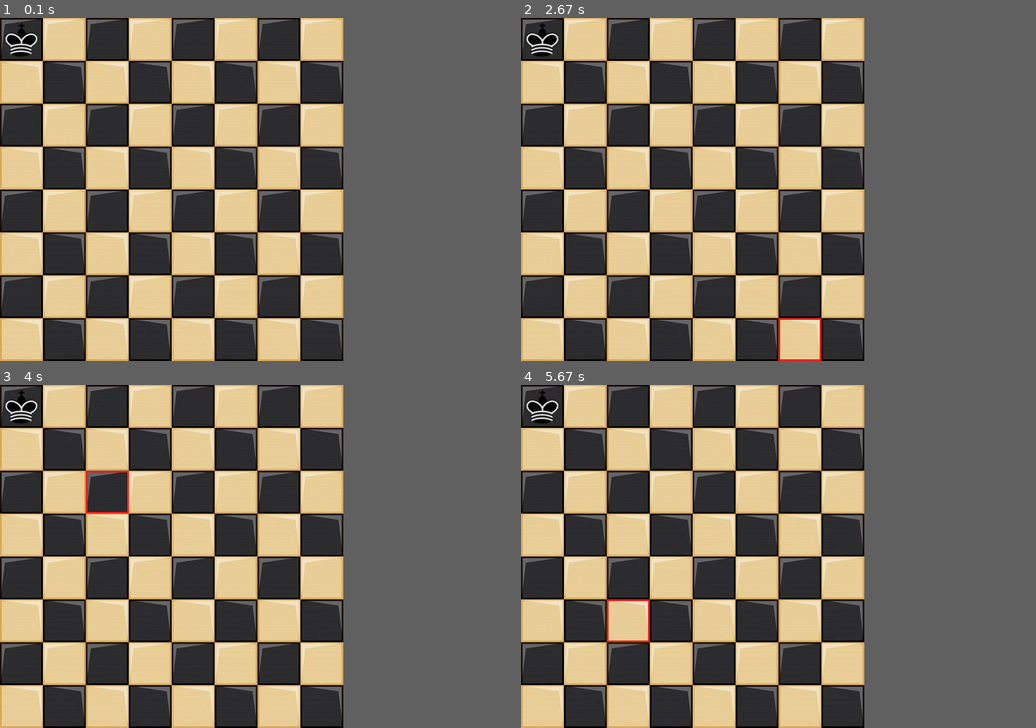
Above: before the commit, frames 1-4 (two rows, left to right).
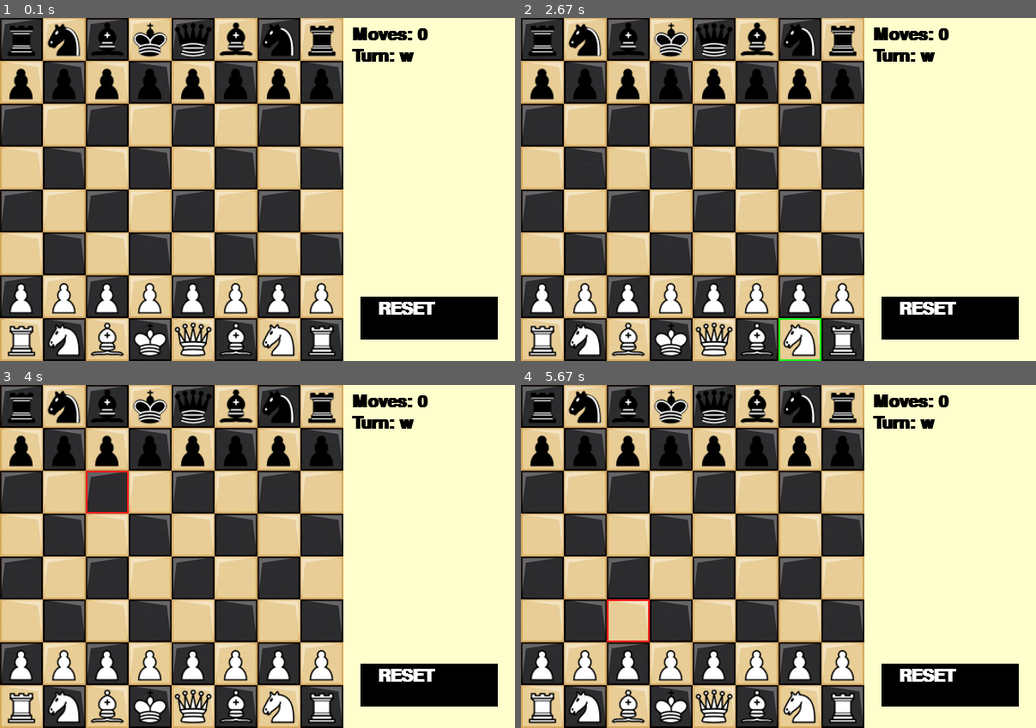
Above: after the commit, the same moments.

Repository: MrToastMachine/PythonStuff
Game: pygame game, started from Chess/main.py
Two runs of this game, one before a commit and one after it. Both use one fixed random seed, a clock stepped at 60 frames per second and the inputs below.
Inputs (mouse positions are in pixels of both pictures, inside the frame that each line leads up to):
- Up to frame 1 (0.1 s): no input
- Up to frame 2 (2.67 s): press the mouse at (948, 319) at 0.37 s; move the mouse to (783, 292) at 0.47 s; release the mouse at (618, 271) at 0.6 s; click (855, 69) at 0.72 s; click (763, 172) at 1.05 s; press the mouse at (948, 319) at 1.37 s; move the mouse to (809, 309) at 1.47 s; release the mouse at (665, 299) at 1.6 s; click (860, 168) at 1.72 s; click (773, 237) at 2.05 s; click (814, 319) at 2.38 s
- Up to frame 3 (4 s): click (144, 590) at 2.72 s; click (298, 614) at 3.05 s; press the mouse at (427, 686) at 3.37 s; move the mouse to (370, 635) at 3.47 s; release the mouse at (319, 587) at 3.6 s; click (92, 481) at 3.72 s
- Up to frame 4 (5.67 s): click (757, 511) at 4.05 s; press the mouse at (948, 686) at 4.37 s; move the mouse to (835, 645) at 4.47 s; release the mouse at (721, 604) at 4.6 s; click (747, 631) at 4.72 s; press the mouse at (948, 686) at 5.03 s; move the mouse to (768, 679) at 5.13 s; release the mouse at (593, 676) at 5.27 s; click (624, 628) at 5.38 s
The window is 400x400 before the commit and 600x400 after it. Grey fills any space a smaller window leaves; there, only what the larger window draws over its background counts as a difference.

The runs differ from the first frame. In frame 1, 14% of the frame differs, in the area x 1-97%, y 1-99%; in frame 2, 14%, in the area x 1-97%, y 1-100%; in frame 3, 14%; in frame 4, 14%.

Commit message:
Add files via upload

Diff:
--- a/Chess/main.py
+++ b/Chess/main.py
@@ -1,112 +1,224 @@
+""" NECESSARY MODULES """
 import pygame
-import os
 
 pygame.init()
-print(os.getcwd())
-RES = (400,400)
+RES = (600, 400)
 win = pygame.display.set_mode(RES)
 
-tileWidth = 50
-activeTile = None
-targetTile = None
-pieceSelected = None
-isOccupied = False
+TILE_WIDTH = 50
 
 # TILE POSITION STORED IN TUPLE WITH TWO VALUES STARTING WITH (0,0) AS TOP LEFT TILE
 
-class Piece():
+class Piece():      #BASE CLASS FOR ALL PIECES
     pieces = []
-    def __init__(self, name):
+    activeTile = [-1, -1]
+    targetTile = [-1, -1]
+    pieceSelected = [-1, -1]
+    isOccupied = False
+    moves = 0
+    turn = 'w'
+
+    def __init__(self, name, initPos, sprite, colour='b'):   #INITIAL SETUP OF PIECE
         self.name = name
-        self.tile = [0,0]
-        self.img = pygame.image.load('PythonStuff/Chess/BKing.png')
+        self.colour = colour
+        self.origin = initPos
+        self.tile = initPos
+        self.img = sprite
         Piece.pieces.append(self)
-
-    def drawPiece(self):
-        position = [x*tileWidth for x in self.tile]
-        win.blit(self.img, (position))
-
-    @classmethod
-    def movePiece(cls, piece, targetTile):
-
-        if ((abs(targetTile[0]-piece.tile[0]) <= 1) and (abs(targetTile[1]-piece.tile[1]) <= 1)):
-            print("I can move there")
-            piece.tile = targetTile
-            reset()
+        if name == "Queen":
+            self.value = 9
+        elif name == "Rook":
+            self.value = 5
+        elif name == "Bishop":
+            self.value = 3
+        elif name == "Knight":
+            self.value = 3
         else:
-            print("I can't move there")
-
+            self.value = 1
+
+    def movePiece(self):
+        self.tile = Piece.targetTile
+        Piece.moves += 1
+        if Piece.turn == 'w':
+            Piece.turn = 'b'
+        elif Piece.turn == 'b':
+            Piece.turn = 'w'
+        reset()
+
+    @classmethod
+    def drawPiece(cls):
+        for piece in Piece.pieces:
+            position = [x*TILE_WIDTH for x in piece.tile]
+            win.blit(piece.img, (position))
+
+    @classmethod
+    def checkValid(cls, piece):
+        if (Piece.targetTile != piece.tile) and not Piece.getPieceOnTile(Piece.targetTile):
+            dX = abs(Piece.targetTile[0] - piece.tile[0])
+            dY = abs(Piece.targetTile[1] - piece.tile[1])
+            if piece.name == "King":
+                if (dX <= 1) and (dY <= 1):
+                    piece.movePiece()
+            elif piece.name == "Rook":
+                if (dX == 0 or dY == 0):
+                    piece.movePiece()
+            elif piece.name == "Bishop":
+                if dX == dY:
+                    piece.movePiece()
+            elif piece.name == "Queen":
+                if (dX == dY) or (dX == 0 or dY == 0):
+                    piece.movePiece()
+            elif piece.name == "Knight":
+                if (dX == 2 and dY == 1) or (dX == 1 and dY == 2):
+                    piece.movePiece()
+            elif piece.name == "Pawn":
+                if (dX == 0):
+                    if piece.colour == 'b':
+                        if Piece.targetTile[1] - piece.tile[1] == 1:
+                            piece.movePiece()
+                        elif Piece.targetTile[1] - piece.tile[1] == 2 and piece.tile == piece.origin:
+                            piece.movePiece()
+                    else:
+                        if Piece.targetTile[1] - piece.tile[1] == -1:
+                            piece.movePiece()
+                        elif Piece.targetTile[1] - piece.tile[1] == -2 and piece.tile == piece.origin:
+                            piece.movePiece()
 
     @classmethod
     def getPieceOnTile(cls, tile):
-        global isOccupied
-        global pieceSelected
         for piece in Piece.pieces:
             if (tile == piece.tile):
-                pieceSelected = piece
-                isOccupied = True
-                print(f"Piece Selected: {piece.name}")
+                return piece
                 break
-                # return True
-            pieceSelected = None
-            isOccupied = False
+        return None
+
+    @classmethod
+    def returnToOrigin(cls):
+        Piece.moves = 0
+        reset()
+        Piece.turn = 'w'
+        for piece in Piece.pieces:
+            piece.tile = piece.origin
 
 def getClickedTile(mPos):
     return list(x//50 for x in mPos)
 
-def reset():
-    global activeTile
-    global targetTile
-    global pieceSelected
-    global isOccupied
-    activeTile = None
-    targetTile = None
-    pieceSelected = None
-    isOccupied = False
-
-king = Piece("King")
+def reset(): #DESELECTS ALL AND SETS ALL TO EMPTY
+    Piece.activeTile = None
+    Piece.targetTile = None
+    Piece.pieceSelected = None
+    Piece.isOccupied = False
 
 
 #COLOURS
-red = (240,30,30)
-green = (30,240,30)
+red = (240, 30, 30)
+green = (30, 240, 30)
+black = (0, 0, 0)
+white = (255, 255, 255)
 
 #SPRITES
 board = pygame.image.load('PythonStuff/Chess/background.jpg')
 
+#PIECES
+BKing = Piece("King", [3,0], pygame.image.load('PythonStuff/Chess/BKing.png'), 'b')
+BQueen = Piece("Queen", [4,0], pygame.image.load('PythonStuff/Chess/BQueen.png'), 'b')
+BRookL = Piece("Rook", [7,0], pygame.image.load('PythonStuff/Chess/BRook.png'), 'b')
+BRookR = Piece("Rook", [0,0], pygame.image.load('PythonStuff/Chess/BRook.png'), 'b')
+BBishopL = Piece("Bishop", [2,0], pygame.image.load('PythonStuff/Chess/BBishop.png'), 'b')
+BBishopR = Piece("Bishop", [5,0], pygame.image.load('PythonStuff/Chess/BBishop.png'), 'b')
+BKnightL = Piece("Knight", [6,0], pygame.image.load('PythonStuff/Chess/BKnight.png'), 'b')
+BKnightR = Piece("Knight", [1,0], pygame.image.load('PythonStuff/Chess/BKnight.png'), 'b')
+BPawn1 = Piece("Pawn", [0,1], pygame.image.load('PythonStuff/Chess/BPawn.png'), 'b')
+BPawn2 = Piece("Pawn", [1,1], pygame.image.load('PythonStuff/Chess/BPawn.png'), 'b')
+BPawn3 = Piece("Pawn", [2,1], pygame.image.load('PythonStuff/Chess/BPawn.png'), 'b')
+BPawn4 = Piece("Pawn", [3,1], pygame.image.load('PythonStuff/Chess/BPawn.png'), 'b')
+BPawn5 = Piece("Pawn", [4,1], pygame.image.load('PythonStuff/Chess/BPawn.png'), 'b')
+BPawn6 = Piece("Pawn", [5,1], pygame.image.load('PythonStuff/Chess/BPawn.png'), 'b')
+BPawn7 = Piece("Pawn", [6,1], pygame.image.load('PythonStuff/Chess/BPawn.png'), 'b')
+BPawn8 = Piece("Pawn", [7,1], pygame.image.load('PythonStuff/Chess/BPawn.png'), 'b')
+
+WKing = Piece("King", [3,7], pygame.image.load('PythonStuff/Chess/WKing.png'), 'w')
+WQueen = Piece("Queen", [4,7], pygame.image.load('PythonStuff/Chess/WQueen.png'), 'w')
+WRookL = Piece("Rook", [0,7], pygame.image.load('PythonStuff/Chess/WRook.png'), 'w')
+WRookR = Piece("Rook", [7,7], pygame.image.load('PythonStuff/Chess/WRook.png'), 'w')
+WBishopL = Piece("Bishop", [5,7], pygame.image.load('PythonStuff/Chess/WBishop.png'), 'w')
+WBishopR = Piece("Bishop", [2,7], pygame.image.load('PythonStuff/Chess/WBishop.png'), 'w')
+WKnightL = Piece("Knight", [1,7], pygame.image.load('PythonStuff/Chess/WKnight.png'), 'w')
+WKnightR = Piece("Knight", [6,7], pygame.image.load('PythonStuff/Chess/WKnight.png'), 'w')
+WPawn1 = Piece("Pawn", [0,6], pygame.image.load('PythonStuff/Chess/WPawn.png'), 'w')
+WPawn2 = Piece("Pawn", [1,6], pygame.image.load('PythonStuff/Chess/WPawn.png'), 'w')
+WPawn3 = Piece("Pawn", [2,6], pygame.image.load('PythonStuff/Chess/WPawn.png'), 'w')
+WPawn4 = Piece("Pawn", [3,6], pygame.image.load('PythonStuff/Chess/WPawn.png'), 'w')
+WPawn5 = Piece("Pawn", [4,6], pygame.image.load('PythonStuff/Chess/WPawn.png'), 'w')
+WPawn6 = Piece("Pawn", [5,6], pygame.image.load('PythonStuff/Chess/WPawn.png'), 'w')
+WPawn7 = Piece("Pawn", [6,6], pygame.image.load('PythonStuff/Chess/WPawn.png'), 'w')
+WPawn8 = Piece("Pawn", [7,6], pygame.image.load('PythonStuff/Chess/WPawn.png'), 'w')
+
+def infoBox():
+    pygame.draw.rect(win, (255,255,205), (400,0,200,400))
+    text = font.render("Moves: " +str(Piece.moves), 1, black)
+    win.blit(text, (410, 10))
+    turnText = font.render("Turn: " + Piece.turn, 1, black)
+    win.blit(turnText, (410,35))
+
+    pygame.draw.rect(win, black, (420, 325, 160, 50))
+    resetText = font.render("RESET", 1, white)
+    win.blit(resetText, (440,330))
+
+
 def update():
-    win.blit(board,(0,0))
-    king.drawPiece()
-
-    if(activeTile):
-        posX = activeTile[0]*tileWidth
-        posY = activeTile[1]*tileWidth
-        if isOccupied:
-            pygame.draw.rect(win, green, (posX, posY, tileWidth, tileWidth), 2)
+    win.blit(board, (0, 0))
+    Piece.drawPiece()
+
+
+    if Piece.activeTile:
+        posX = Piece.activeTile[0]*TILE_WIDTH
+        posY = Piece.activeTile[1]*TILE_WIDTH
+        if Piece.isOccupied:
+            pygame.draw.rect(win, green, (posX, posY, TILE_WIDTH, TILE_WIDTH), 2)
         else:
-            pygame.draw.rect(win, red, (posX, posY, tileWidth, tileWidth), 2)
+            pygame.draw.rect(win, red, (posX, posY, TILE_WIDTH, TILE_WIDTH), 2)
+
+    infoBox()
 
     pygame.display.update()
 
+font = pygame.font.SysFont('bradleyhanditc', 30, True)
+resetFont = pygame.font.SysFont('Arial', 30, True)
 running = True
 while running:
     for event in pygame.event.get():
         if event.type == pygame.QUIT:
             running = False
         elif event.type == pygame.MOUSEBUTTONDOWN:  # GETS ANY MOUSE CLICK
+            if 420 < pygame.mouse.get_pos()[0] < 580 and 325 < pygame.mouse.get_pos()[1] < 375:
+                Piece.returnToOrigin()
+
             if pygame.mouse.get_pressed()[0]:       # CHECKS IF ITS LEFT CLICK
-                if activeTile:
-                    if isOccupied:
+                if Piece.activeTile:
+                    if Piece.isOccupied:
                         # print("Trying to move")
-                        targetTile = getClickedTile(pygame.mouse.get_pos())
-                        Piece.movePiece(pieceSelected, targetTile)
+                        Piece.targetTile = getClickedTile(pygame.mouse.get_pos())
+                        Piece.checkValid(Piece.pieceSelected)
                     else:
-                        activeTile = getClickedTile(pygame.mouse.get_pos())
-                        Piece.getPieceOnTile(activeTile)
+                        Piece.activeTile = getClickedTile(pygame.mouse.get_pos())
+                        inhabitant = Piece.getPieceOnTile(Piece.activeTile)
+                        if inhabitant and inhabitant.colour == Piece.turn:
+                            Piece.pieceSelected = inhabitant
+                            Piece.isOccupied = True
+                        else:
+                            Piece.pieceSelected = None
+                            Piece.isOccupied = False
                 else:
-                    activeTile = getClickedTile(pygame.mouse.get_pos())
-                    Piece.getPieceOnTile(activeTile)
+                    Piece.activeTile = getClickedTile(pygame.mouse.get_pos())
+                    inhabitant = Piece.getPieceOnTile(Piece.activeTile)
+                    if inhabitant and inhabitant.colour == Piece.turn:
+                        Piece.pieceSelected = inhabitant
+                        Piece.isOccupied = True
+                    else:
+                        Piece.pieceSelected = None
+                        Piece.isOccupied = False
             else:   #RESETS ACTIVETILE TO NONE IF RIGHT OR MIDDLE CLICK -- DESELECTS TILE
-                activeTile = None
+                reset()
 
     update()
--- a/Chess/testing.py
+++ b/Chess/testing.py
@@ -1,3 +1,7 @@
-x = -34
+def fuc():
+    if True:
+        print("Boob")
+        return True
 
-print(abs(x))
+
+fuc()
Binary file added: Chess/BBishop.png
Binary file added: Chess/BKnight.png
Binary file added: Chess/BPawn.png
Binary file added: Chess/BQueen.png
Binary file added: Chess/BRook.png
Binary file added: Chess/WBishop.png
Binary file added: Chess/WKing.png
Binary file added: Chess/WKnight.png
Binary file added: Chess/WPawn.png
Binary file added: Chess/WQueen.png
Binary file added: Chess/WRook.png
